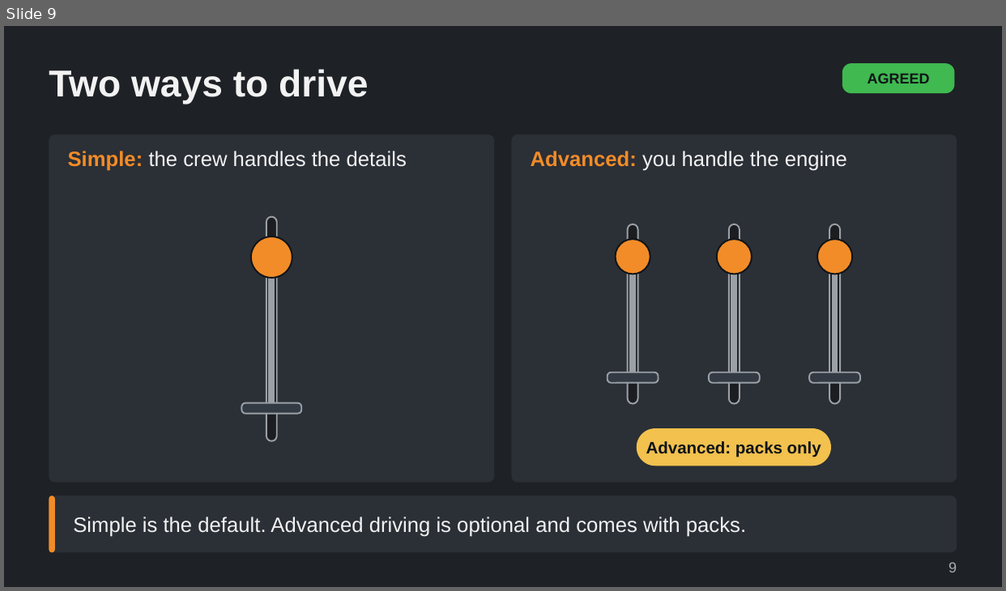
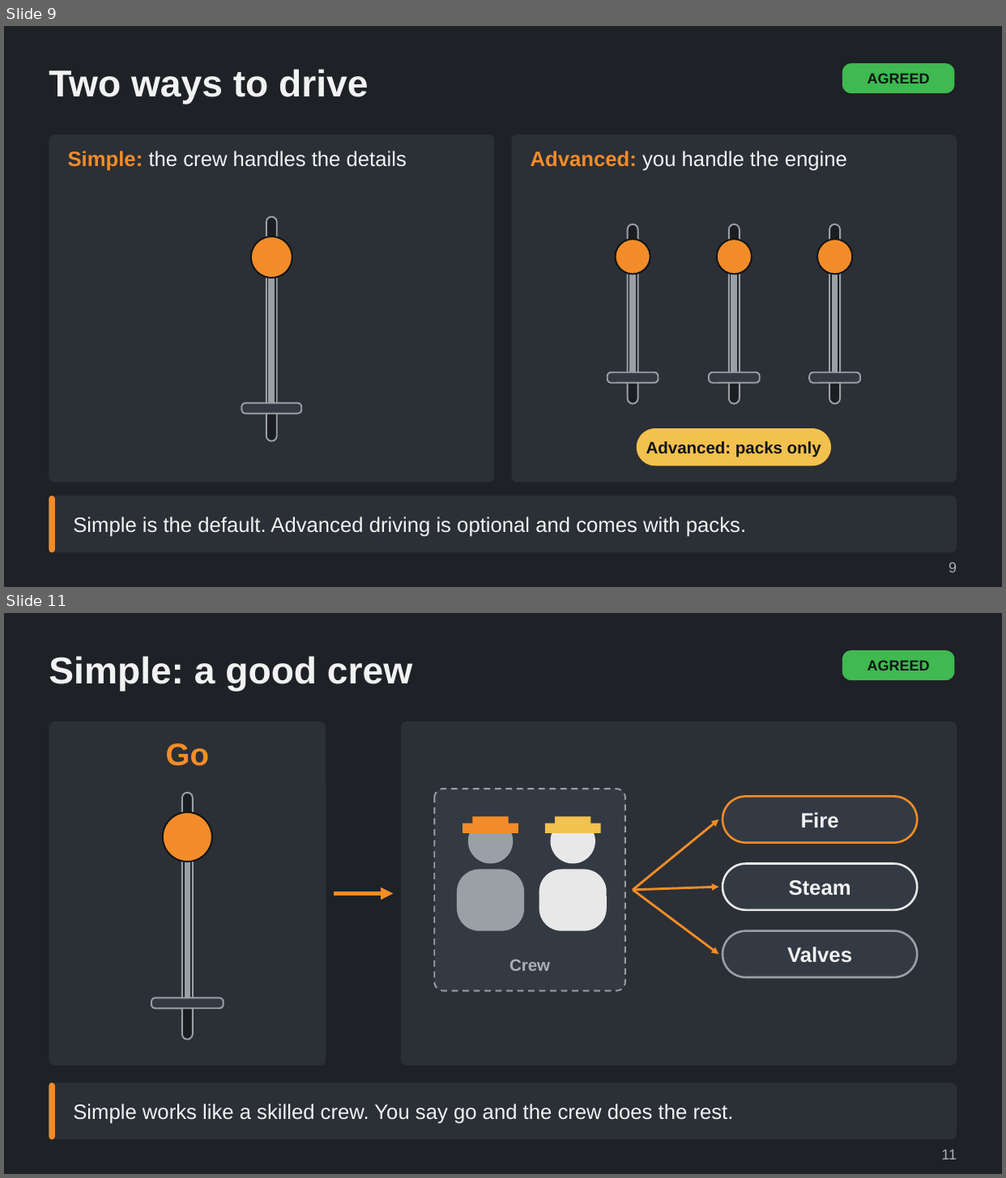
Before and after one commit to Tarenkookoo/Satisfactory---Early-Locomotion, a slide deck: Reporting/Claude Presents/Deck8_AfterLaunch_LateSteam/After_Launch_Late_Steam_Driving_and_Prestige_Explained.pptx. Shown one above the other, each under a label of ours: slide 9 before the commit, slides 9 and 11 after it; the slides between them are not shown. The pictures are 1006x591 and 1006x1178 pixels, drawn with LibreOffice and Linux fonts; fonts in the diff are those of the drawing. Boxes give left, top, right and bottom in pixels: in the first picture for what was removed or moved away, otherwise in the second. Text is boxed around its words. In the diff, an @@ line names an element or a change of style, - is before the commit and + after.

```diff
--- a/Reporting/Claude Presents/Deck8_AfterLaunch_LateSteam/After_Launch_Late_Steam_Driving_and_Prestige_Explained.pptx
+++ b/Reporting/Claude Presents/Deck8_AfterLaunch_LateSteam/After_Launch_Late_Steam_Driving_and_Prestige_Explained.pptx
@@ slide 11 added at [4, 613, 1002, 1174], background #1E2126 @@
@@ title added at [49, 656, 412, 692], 36 pt, text #F2F2F2, bold @@
+Simple: a good crew
@@ rounded rectangle added at [842, 650, 955, 680], fill #3FB950, 14 pt, text #101418, bold @@
+AGREED
@@ group added at [49, 722, 957, 1066]: 10 rounded rectangles, 4 arrows, 4 rectangles, 3 ellipses, 2 texts, 1 line @@
+Go
+Crew
+Fire
+Steam
+Valves
@@ rounded rectangle added at [49, 1083, 957, 1140], fill #2B2F36, 20 pt, text #F2F2F2 @@
+Simple works like a skilled crew. You say go and the crew does the rest.
@@ rounded rectangle added at [49, 1083, 55, 1140], fill #F28C28 @@
@@ text added at [941, 1149, 957, 1160], 14 pt, text #A9B0B8 @@
+11
```
Also in this commit, not shown: 7 other slides added, 2 other files.
